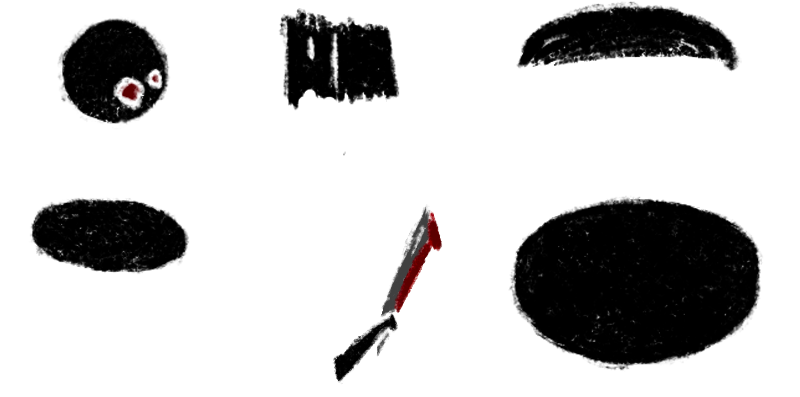
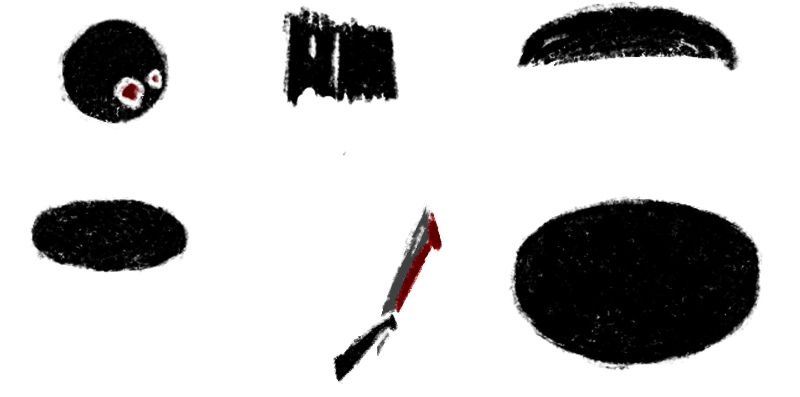
Layers edited between the first and the second 800 × 397 image:
painted on "Layer 13 Kopie" over [29, 196, 190, 275]
painted on "Layer 13" over [29, 196, 190, 275]
painted on "Layer 12 Kopie 2" over [278, 5, 400, 111]
painted on "Layer 12" (1st of 2) over [278, 5, 400, 111]
